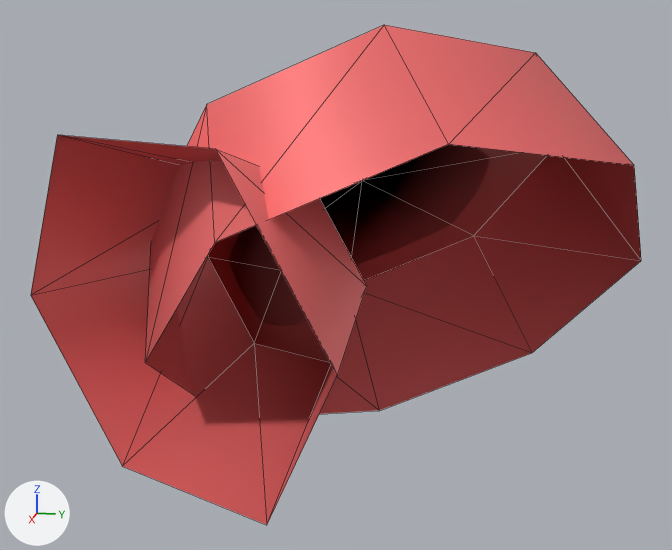
Renders of the glTF model assets/models/channel-buoy-wreck.glb from each side of a commit.
Both versions are drawn from a camera (50 mm lens) standing at (5.81, 0.85, 1.62) and looking at (0.23, -0.26, 0.23). Arrows for +X, +Y and +Z are at lower left; the lights stay in place. The older version comes first. Mesh edges are drawn as thin lines. Vertices at exactly the same position are counted once.

Objects in the first picture: 'Root'.
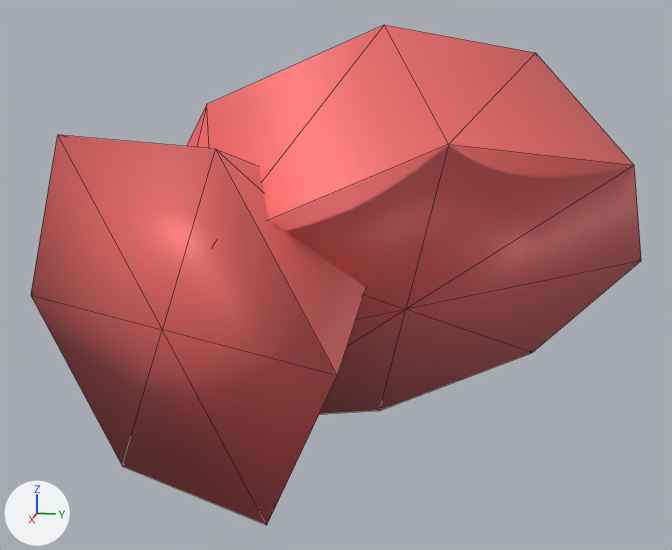
The newer file is also turned or shifted as a whole; pictures and numbers use the older file's frame.

Boxes (x1, y1, x2, y2) around the edits, measured in the pictures (672 x 550 px):
part 1 of me_modelmesh, built on
    before: (208, 144, 548, 362)
    after: (31, 135, 641, 525)

What the commit changed:
me_modelmesh is used by ob_root; location (0.0, 0.0, 0.0).
me_modelmesh had 30 vertices, 42 faces and spanned x -1.38..1.78, y -2.09..1.64, z -1.07..1.73.
me_modelmesh now has 32 vertices, 56 faces and spans x -1.38..1.78, y -2.09..1.64, z -1.07..1.73.
Part 1, on me_modelmesh:
14 faces are deleted.
2 vertices are added at (0.3, 0.19, 0.05), (1.24, -1.02, 0.13).
28 new faces join them.
